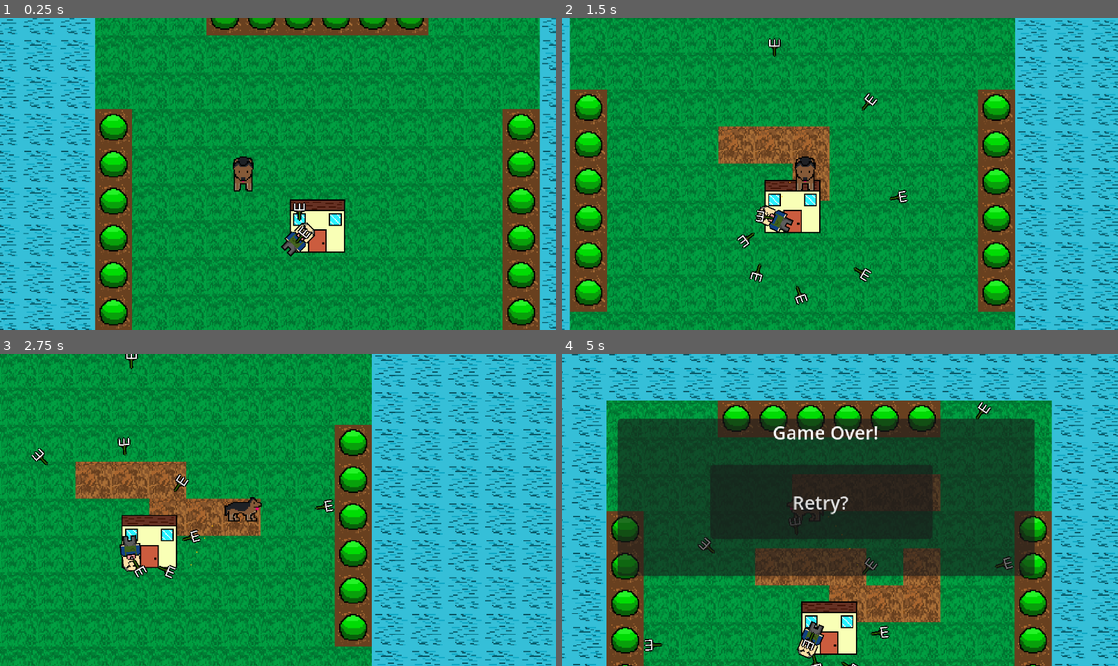
Above: before the commit, frames 1-4 (two rows, left to right).
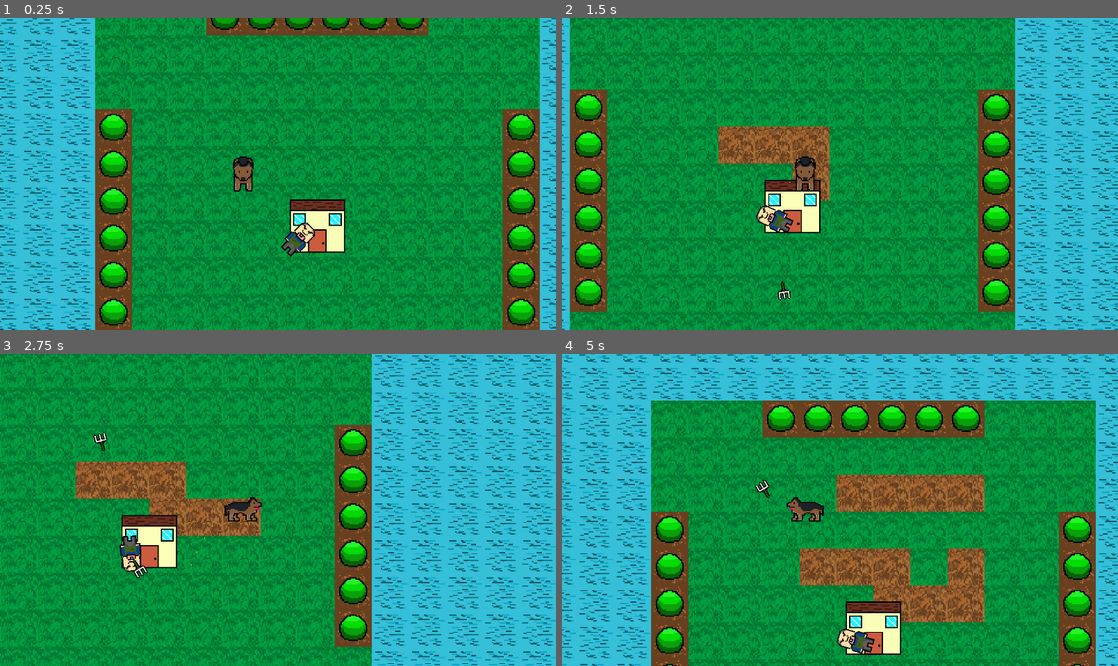
Above: after the commit, the same moments.

Repository: pandarapstudios/Alpha_VG_Relieve_Myself
Game: Godot game, scene res://Level/game_level.tscn
Same seed, same stepped clock (60 frames per second), same inputs: the game is played once before the commit and once after it.
Inputs:
- Up to frame 1 (0.25 s): no input
- Up to frame 2 (1.5 s): hold D (right) 0.53-1.28 s; hold Shift (shift) 0.53-1.28 s; hold S (down) from 1.28 s (still down); tap Shift (shift) at 1.35 s
- Up to frame 3 (2.75 s): release S (down) at 2.03 s; hold D (right) from 2.03 s (still down); hold Shift (shift) from 2.03 s (still down)
- Up to frame 4 (5 s): release D (right) at 2.78 s; release Shift (shift) at 2.78 s; hold W (up) 2.78-3.53 s; tap Shift (shift) at 2.85, 4.35 s; hold Shift (shift) 3.53-4.28 s; hold A (left) from 3.53 s (still down)

The runs differ from the first frame. In frame 1, 0.2% of the frame differs, in the area x 52-57%, y 59-73%; in frame 2, 0.7%; in frame 3, 4.5%; in frame 4, 73%, in the area x 0-100%, y 0-100%.

Commit message:
V2:ALPHA_VG_Relieve_Myself
Updated to Godot Ver 4.7, changed the frequency of pitchforks thrown by the enemy for user playability, centered game over and game win screens.

Diff:
--- a/Level/cannon.gd
+++ b/Level/cannon.gd
@@ -1,9 +1,6 @@
 extends Node2D
 @onready var main = get_tree().get_root().get_node("GameLevel")
 @onready var projectile = load("res://Level/projectile.tscn")
-
-func _ready():
-	shoot()
 
 func _physics_process(delta):
 	var num = randf_range(100,300)
--- a/Level/game_level.tscn
+++ b/Level/game_level.tscn
@@ -125,150 +125,158 @@
 b = Vector2(464, 464)
 
 [sub_resource type="RectangleShape2D" id="RectangleShape2D_ivdhj"]
-size = Vector2(39, 8)
+size = Vector2(46, 8)
 
 [sub_resource type="RectangleShape2D" id="RectangleShape2D_qtdi5"]
-size = Vector2(23.9999, 7.99998)
+size = Vector2(41.95404, 18.10689)
 
 [sub_resource type="RectangleShape2D" id="RectangleShape2D_rwxie"]
-size = Vector2(23.0405, 7.99956)
+size = Vector2(31.039669, 46.976746)
 
 [sub_resource type="RectangleShape2D" id="RectangleShape2D_t5odk"]
-size = Vector2(31.9998, 8.0793)
-
-[node name="GameLevel" type="Node2D"]
+size = Vector2(45.996452, 41.99977)
+
+[node name="GameLevel" type="Node2D" unique_id=1506822660]
 position = Vector2(-256, -280)
 metadata/_edit_horizontal_guides_ = [112.0]
-metadata/_edit_group_ = true
-
-[node name="TileMapLayer" type="TileMapLayer" parent="."]
+
+[node name="TileMapLayer" type="TileMapLayer" parent="." unique_id=497978391]
 position = Vector2(-240, -16)
 
-[node name="Layer1" type="TileMapLayer" parent="TileMapLayer"]
+[node name="Layer1" type="TileMapLayer" parent="TileMapLayer" unique_id=521898891]
 use_parent_material = true
 tile_map_data = PackedByteArray("AAAKAAMABwAEAAMAAAAKAAQAAAADAAEAAAAKAAUAAAADAAEAAAAKAAwABwAEAAMAAAAKAA0AAAADAAEAAAAKAA …(11856 unchanged characters)…
 tile_set = SubResource("TileSet_qi2kr")
 script = ExtResource("5_jqrqw")
 
-[node name="Layer2" type="TileMapLayer" parent="TileMapLayer"]
+[node name="Layer2" type="TileMapLayer" parent="TileMapLayer" unique_id=1405800859]
 use_parent_material = true
 tile_map_data = PackedByteArray("AAAQAAkABAABAAEAAAASAA4ABQAAAAAAAAARAA4ABQAAAAAAAAAPAA4ABQAAAAAAAAAKAAsABQAAAAAAAAAKAA …(368 unchanged characters)…
 tile_set = SubResource("TileSet_qi2kr")
 
-[node name="Layer3" type="TileMapLayer" parent="TileMapLayer"]
+[node name="Layer3" type="TileMapLayer" parent="TileMapLayer" unique_id=301237150]
 use_parent_material = true
 tile_map_data = PackedByteArray("AAANAA4AAAAAAAAAAAAOAA4AAAAAAAAAAAAPAA4AAAAAAAAAAAAQAA4AAAAAAAAAAAARAA4AAAAAAAAAAAASAA …(304 unchanged characters)…
 tile_set = SubResource("TileSet_qi2kr")
 
-[node name="TileMapLayer" type="TileMapLayer" parent="TileMapLayer"]
-
-[node name="CharacterBody2D" parent="." instance=ExtResource("1_i4j6u")]
+[node name="TileMapLayer" type="TileMapLayer" parent="TileMapLayer" unique_id=1535540266]
+
+[node name="CharacterBody2D" parent="." unique_id=796285817 instance=ExtResource("1_i4j6u")]
 position = Vector2(208, 232)
 disable_mode = 2
 
-[node name="Camera2D" type="Camera2D" parent="CharacterBody2D"]
+[node name="Camera2D" type="Camera2D" parent="CharacterBody2D" unique_id=1101301367]
 scale = Vector2(15.4533, 0.4)
 offset = Vector2(30, 0)
 
-[node name="StaticBody2D" type="StaticBody2D" parent="."]
+[node name="StaticBody2D" type="StaticBody2D" parent="." unique_id=1404976256]
 scale = Vector2(304.759, -17.153)
 
-[node name="CollisionShape2D" type="CollisionShape2D" parent="StaticBody2D"]
+[node name="CollisionShape2D" type="CollisionShape2D" parent="StaticBody2D" unique_id=540273233]
 position = Vector2(272, 448)
 shape = SubResource("RectangleShape2D_lhnd3")
 
-[node name="StaticBody2D2" type="StaticBody2D" parent="."]
-
-[node name="CollisionShape2D" type="CollisionShape2D" parent="StaticBody2D2"]
+[node name="StaticBody2D2" type="StaticBody2D" parent="." unique_id=1840996367]
+
+[node name="CollisionShape2D" type="CollisionShape2D" parent="StaticBody2D2" unique_id=1758482621]
 position = Vector2(272, 96)
 shape = SubResource("RectangleShape2D_ewx86")
 
-[node name="StaticBody2D3" type="StaticBody2D" parent="."]
-
-[node name="CollisionShape2D" type="CollisionShape2D" parent="StaticBody2D3"]
+[node name="StaticBody2D3" type="StaticBody2D" parent="." unique_id=955280247]
+
+[node name="CollisionShape2D" type="CollisionShape2D" parent="StaticBody2D3" unique_id=473629836]
 position = Vector2(96, 272)
 shape = SubResource("RectangleShape2D_i4yv1")
 
-[node name="StaticBody2D4" type="StaticBody2D" parent="."]
-
-[node name="CollisionShape2D" type="CollisionShape2D" parent="StaticBody2D4"]
+[node name="StaticBody2D4" type="StaticBody2D" parent="." unique_id=1636769242]
+
+[node name="CollisionShape2D" type="CollisionShape2D" parent="StaticBody2D4" unique_id=1488729699]
 position = Vector2(448, 272)
 shape = SubResource("RectangleShape2D_e7qcj")
 
-[node name="StaticBody2D5" type="StaticBody2D" parent="."]
-
-[node name="CollisionShape2D" type="CollisionShape2D" parent="StaticBody2D5"]
+[node name="StaticBody2D5" type="StaticBody2D" parent="." unique_id=458101196]
+
+[node name="CollisionShape2D" type="CollisionShape2D" parent="StaticBody2D5" unique_id=688357449]
 shape = SubResource("SegmentShape2D_p1wa6")
 
-[node name="StaticBody2D6" type="StaticBody2D" parent="."]
-
-[node name="CollisionShape2D" type="CollisionShape2D" parent="StaticBody2D6"]
+[node name="StaticBody2D6" type="StaticBody2D" parent="." unique_id=1836136150]
+
+[node name="CollisionShape2D" type="CollisionShape2D" parent="StaticBody2D6" unique_id=793284525]
 shape = SubResource("SegmentShape2D_lfogq")
 
-[node name="StaticBody2D7" type="StaticBody2D" parent="."]
-
-[node name="CollisionShape2D" type="CollisionShape2D" parent="StaticBody2D7"]
+[node name="StaticBody2D7" type="StaticBody2D" parent="." unique_id=438085664]
+
+[node name="CollisionShape2D" type="CollisionShape2D" parent="StaticBody2D7" unique_id=908196687]
 shape = SubResource("SegmentShape2D_snd6i")
 
-[node name="StaticBody2D8" type="StaticBody2D" parent="."]
-
-[node name="CollisionShape2D" type="CollisionShape2D" parent="StaticBody2D8"]
+[node name="StaticBody2D8" type="StaticBody2D" parent="." unique_id=1088736903]
+
+[node name="CollisionShape2D" type="CollisionShape2D" parent="StaticBody2D8" unique_id=1228237798]
 shape = SubResource("SegmentShape2D_eccps")
 
-[node name="StaticBody2D9" type="StaticBody2D" parent="."]
-
-[node name="CollisionShape2D" type="CollisionShape2D" parent="StaticBody2D9"]
-position = Vector2(268.5, 260)
+[node name="StaticBody2D9" type="StaticBody2D" parent="." unique_id=508336804]
+
+[node name="CollisionShape2D" type="CollisionShape2D" parent="StaticBody2D9" unique_id=1104724470]
+position = Vector2(272, 260)
 shape = SubResource("RectangleShape2D_ivdhj")
 one_way_collision = true
 
-[node name="cannon" type="Node2D" parent="."]
+[node name="cannon" type="Node2D" parent="." unique_id=1324109865]
 position = Vector2(256, 288)
 script = ExtResource("9_7rha5")
 
-[node name="cannon" type="Sprite2D" parent="cannon"]
+[node name="cannon" type="Sprite2D" parent="cannon" unique_id=1524330586]
 texture = ExtResource("10_vagky")
 
-[node name="Timer" type="Timer" parent="cannon"]
+[node name="Timer" type="Timer" parent="cannon" unique_id=815075789]
 process_callback = 0
-wait_time = 0.2
+wait_time = 0.869
 autostart = true
 
-[node name="StaticBody2D10" type="StaticBody2D" parent="."]
-
-[node name="CollisionShape2D" type="CollisionShape2D" parent="StaticBody2D10"]
-position = Vector2(284.01, 275.99)
+[node name="StaticBody2D10" type="StaticBody2D" parent="." unique_id=1290786665]
+
+[node name="CollisionShape2D" type="CollisionShape2D" parent="StaticBody2D10" unique_id=1520250980]
+position = Vector2(286, 278)
 rotation = 1.56825
 shape = SubResource("RectangleShape2D_qtdi5")
 one_way_collision = true
 
-[node name="StaticBody2D11" type="StaticBody2D" parent="."]
-
-[node name="CollisionShape2D" type="CollisionShape2D" parent="StaticBody2D11"]
-position = Vector2(252.047, 276.52)
+[node name="StaticBody2D11" type="StaticBody2D" parent="." unique_id=840070700]
+
+[node name="CollisionShape2D" type="CollisionShape2D" parent="StaticBody2D11" unique_id=1748843427]
+position = Vector2(271.4928, 272.3173)
 rotation = -1.58123
 shape = SubResource("RectangleShape2D_rwxie")
 one_way_collision = true
 
-[node name="StaticBody2D12" type="StaticBody2D" parent="."]
-
-[node name="CollisionShape2D" type="CollisionShape2D" parent="StaticBody2D12"]
-position = Vector2(271.987, 291.96)
+[node name="StaticBody2D12" type="StaticBody2D" parent="." unique_id=1561008346]
+
+[node name="CollisionShape2D" type="CollisionShape2D" parent="StaticBody2D12" unique_id=1311133108]
+position = Vector2(272.05118, 278.00015)
 rotation = -3.13829
+scale = Vector2(0.99999976, 0.99999976)
 shape = SubResource("RectangleShape2D_t5odk")
 one_way_collision = true
 
-[node name="GameOver2" type="CanvasLayer" parent="."]
+[node name="CenterContainer" type="CenterContainer" parent="." unique_id=1911805734]
+anchors_preset = 15
+anchor_right = 1.0
+anchor_bottom = 1.0
+grow_horizontal = 2
+grow_vertical = 2
+
+[node name="GameOver2" type="CanvasLayer" parent="CenterContainer" unique_id=1843661812]
+unique_name_in_owner = true
 process_mode = 2
 script = ExtResource("10_k737n")
 
-[node name="Panel" type="Panel" parent="GameOver2"]
+[node name="Panel" type="Panel" parent="CenterContainer/GameOver2" unique_id=1840042350]
 offset_left = 48.0
 offset_top = 56.0
 offset_right = 408.0
 offset_bottom = 192.0
 
-[node name="Label" type="Label" parent="GameOver2"]
+[node name="Label" type="Label" parent="CenterContainer/GameOver2" unique_id=873086607]
 offset_left = 48.0
 offset_top = 56.0
 offset_right = 408.0
@@ -276,31 +284,39 @@
 text = "You Win! Thanks for Playing."
 horizontal_alignment = 1
 
-[node name="retry" type="Button" parent="GameOver2"]
+[node name="retry" type="Button" parent="CenterContainer/GameOver2" unique_id=203184899]
 offset_left = 128.0
 offset_top = 96.0
 offset_right = 223.0
 offset_bottom = 160.0
 text = "Play Again?"
 
-[node name="quit" type="Button" parent="GameOver2"]
+[node name="quit" type="Button" parent="CenterContainer/GameOver2" unique_id=1194070254]
 offset_left = 225.0
 offset_top = 96.0
 offset_right = 320.0
 offset_bottom = 160.0
 text = "Quit."
 
-[node name="GameOver" type="CanvasLayer" parent="."]
+[node name="CenterContainer2" type="CenterContainer" parent="." unique_id=1032901412]
+anchors_preset = 15
+anchor_right = 1.0
+anchor_bottom = 1.0
+grow_horizontal = 2
+grow_vertical = 2
+
+[node name="GameOver" type="CanvasLayer" parent="CenterContainer2" unique_id=1790580886]
+unique_name_in_owner = true
 process_mode = 2
 script = ExtResource("10_7h7o3")
 
-[node name="Panel" type="Panel" parent="GameOver"]
+[node name="Panel" type="Panel" parent="CenterContainer2/GameOver" unique_id=713148482]
 offset_left = 48.0
 offset_top = 56.0
 offset_right = 408.0
 offset_bottom = 192.0
 
-[node name="Label" type="Label" parent="GameOver"]
+[node name="Label" type="Label" parent="CenterContainer2/GameOver" unique_id=1797387578]
 offset_left = 48.0
 offset_top = 56.0
 offset_right = 408.0
@@ -308,7 +324,7 @@
 text = "Game Over!"
 horizontal_alignment = 1
 
-[node name="retry" type="Button" parent="GameOver"]
+[node name="retry" type="Button" parent="CenterContainer2/GameOver" unique_id=305605402]
 offset_left = 128.0
 offset_top = 96.0
 offset_right = 320.0
@@ -316,7 +332,7 @@
 text = "Retry?"
 
 [connection signal="timeout" from="cannon/Timer" to="cannon" method="_on_timer_timeout"]
-[connection signal="pressed" from="GameOver2/retry" to="GameOver2" method="_on_retry_pressed"]
-[connection signal="pressed" from="GameOver2/quit" to="GameOver2" method="_on_quit_pressed"]
-[connection signal="pressed" from="GameOver2/quit" to="GameOver2" method="_on_retry_pressed"]
-[connection signal="pressed" from="GameOver/retry" to="GameOver" method="_on_retry_pressed"]
+[connection signal="pressed" from="CenterContainer/GameOver2/retry" to="CenterContainer/GameOver2" method="_on_retry_pressed"]
+[connection signal="pressed" from="CenterContainer/GameOver2/quit" to="CenterContainer/GameOver2" method="_on_quit_pressed"]
+[connection signal="pressed" from="CenterContainer/GameOver2/quit" to="CenterContainer/GameOver2" method="_on_retry_pressed"]
+[connection signal="pressed" from="CenterContainer2/GameOver/retry" to="CenterContainer2/GameOver" method="_on_retry_pressed"]
--- a/Level/layer_1.gd
+++ b/Level/layer_1.gd
@@ -24,4 +24,4 @@
 		# Update the last tile position
 		#last_tile_coords = current_tile_coords
 	if(counter == 120):
-		$"../../GameOver2".game_over()
+		%GameOver2.game_over()
--- a/dog/dog.gd
+++ b/dog/dog.gd
@@ -32,4 +32,4 @@
 
 func _on_area_2d_area_entered(area: Area2D) -> void:
 	if area.is_in_group("enemy"):
-		$"../GameOver".game_over()
+		%GameOver.game_over()
--- a/project.godot
+++ b/project.godot
@@ -8,11 +8,15 @@
 
 config_version=5
 
+[animation]
+
+compatibility/default_parent_skeleton_in_mesh_instance_3d=true
+
 [application]
 
 config/name="relievemyself_alpha"
 run/main_scene="res://Level/game_level.tscn"
-config/features=PackedStringArray("4.3", "Mobile")
+config/features=PackedStringArray("4.7", "Mobile")
 config/icon="res://icon.svg"
 
 [display]
Not shown, added: Level/cannon.gd.uid
Not shown: 2 places in Level/game_level.tscn that only renumber resources
Not shown, added: Level/game_over.gd.uid
Not shown, added: Level/game_over_2.gd.uid
Not shown, added: Level/layer_1.gd.uid
Not shown, added: Level/retry.gd.uid
Not shown, added: Level/tile_map_layer.gd.uid
Not shown, added: Level/timer_2.gd.uid
Not shown, changed: assets/house.png.import
Not shown, changed: assets/lawndown.png.import
Not shown, changed: assets/pitch.png.import
Not shown, changed: assets/relievemyself10_13 (1).png.import
(and 13 more such lines)
